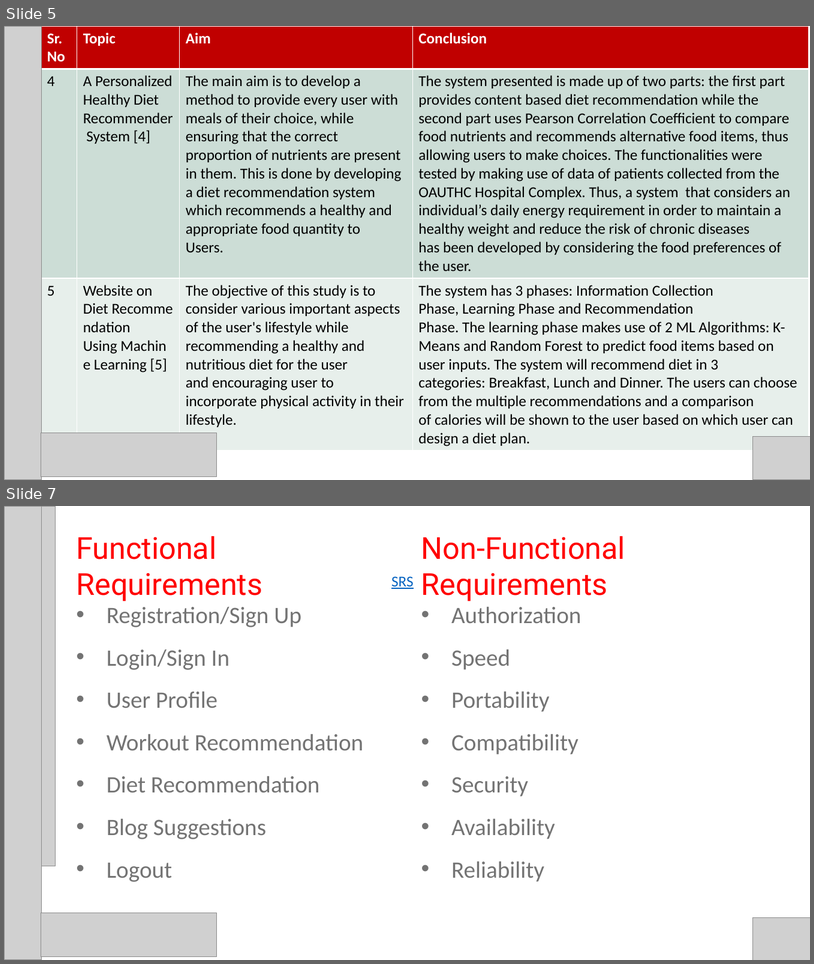
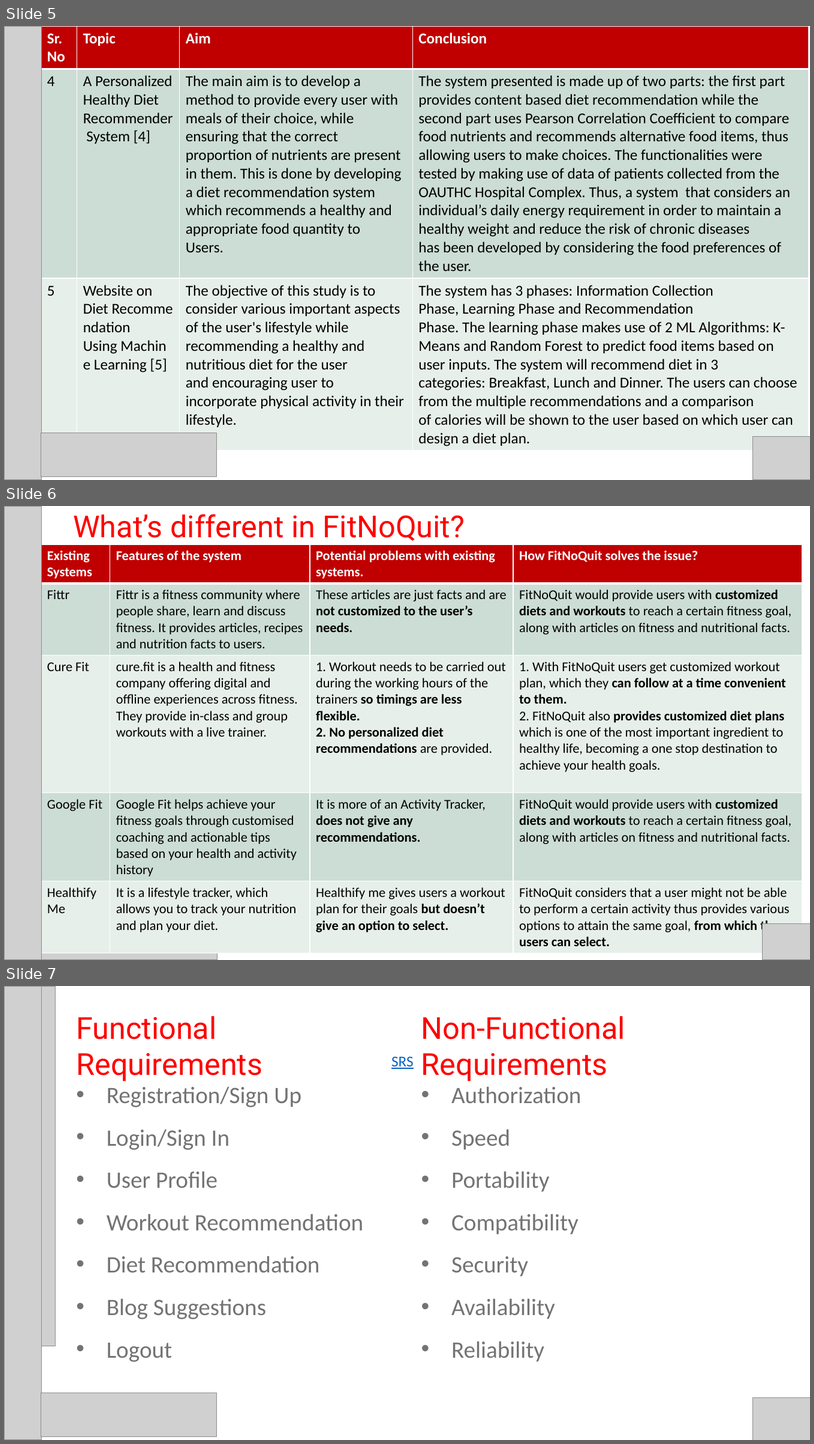
Before and after one commit to Bhavik-20/FitNoQuit-WebApp, a slide deck: Documents/FitNoQuit_Viva PPT.pptx. Shown one above the other, each under a label of ours: slides 5 and 7 before the commit, slides 5, 6 and 7 after it; the slides between them are not shown. The pictures are 814x964 and 814x1444 pixels, drawn with LibreOffice and Linux fonts; fonts in the diff are those of the drawing; grey boxes stand for pictures. Boxes give left, top, right and bottom in pixels: in the first picture for what was removed or moved away, otherwise in the second. Text is boxed around its words. In the diff, an @@ line names an element or a change of style, - is before the commit and + after.

```diff
--- a/Documents/FitNoQuit_Viva PPT.pptx
+++ b/Documents/FitNoQuit_Viva PPT.pptx
@@ slide 6 added at (x1=4, y1=506, x2=810, y2=960), background #FFFFFF @@
@@ picture added at (x1=4, y1=506, x2=42, y2=960) @@
@@ text added at (x1=73, y1=514, x2=465, y2=541), 36 pt, text #FF0000 @@
+What’s different in FitNoQuit?
@@ table added at (x1=41, y1=545, x2=802, y2=948), 5 rows, 4 columns @@
+Existing Systems | Features of the system | Potential problems with existing systems. | How FitNoQuit solves the issue?
+Fittr | Fittr is a fitness community where people share, learn and discuss fitness. It provides articles, recipes and nutrition facts to users. | These articles are just facts and are not customized to the user’s needs. | FitNoQuit would provide users with customized diets and workouts to reach a certain fitness goal, along with articles on fitness and nutritional facts.
+Cure Fit | cure.fit is a health and fitness company offering digital and offline experiences across fitness. They provide in-class and group workouts with a live trainer. | 1. Workout needs to be carried out during the working hours of the trainers so timings are less flexible. / 2. No personalized diet recommendations are provided. | 1. With FitNoQuit users get customized workout plan, which they can follow at a time convenient to them. / 2. FitNoQuit also provides customized diet plans which is one of the most important ingredient to healthy life, becoming a one stop destination to achieve your health goals.
+Google Fit | Google Fit helps achieve your fitness goals through customised coaching and actionable tips based on your health and activity history | It is more of an Activity Tracker, does not give any recommendations. | FitNoQuit would provide users with customized diets and workouts to reach a certain fitness goal, along with articles on fitness and nutritional facts.
+HealthifyMe | It is a lifestyle tracker, which allows you to track your nutrition and plan your diet. | Healthify me gives users a workout plan for their goals but doesn’t give an option to select. | FitNoQuit considers that a user might not be able to perform a certain activity thus provides various options to attain the same goal, from which the users can select.
@@ picture added at (x1=42, y1=916, x2=217, y2=960) @@
@@ picture added at (x1=762, y1=924, x2=810, y2=959) @@
```
Also in this commit, not shown: 1 slide removed.
